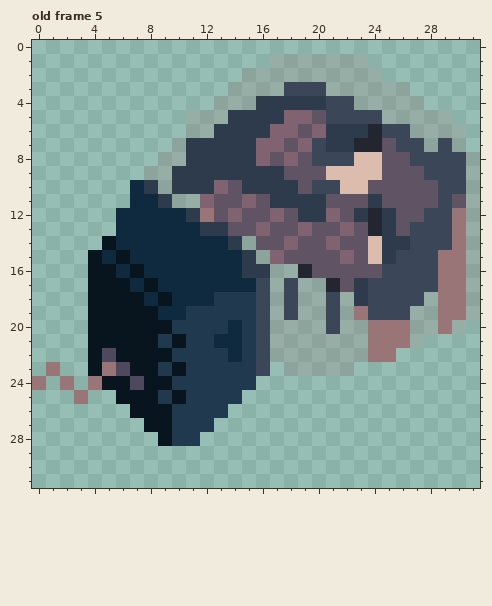
Pixel-art file: AseperiteFiles/TV.aseprite. The picture above is the old version.
32x32 pixels, 8 frames. Colours within 5 levels of each other are drawn and written as one. Shown: old frame 5. The commit also changed other frames, which this record leaves out.
New version:
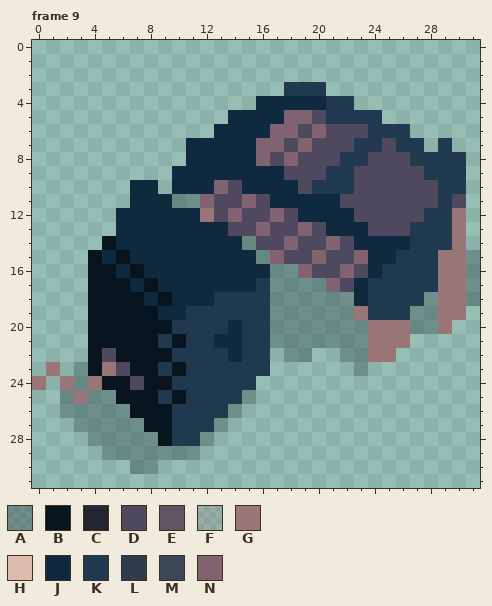
Palette (. is transparent): A #08141e46  B #08141e  C #232531  D #4e495f  E #5f5364  F #99757739  G #997577  H #dcbcac  J #0f2a3f  K #20394f  L #2e3b4c  M #3b4658  N #816271
A new or re-ordered frame is compared with the old frame closest to it.
The edit:
frames 8 -> 9
layer "Layer 5" added
Changed rows in their new state; - is an unchanged pixel.
Frame 9 is new; against old frame 5, layers "Layer 4", "Layer 5":
first column x 2:
 1 ---------------.......--------
 2 -------------..........-------
 3 ------------....KKK......-----
 4 -----------...JJJJJKK.....----
 5 ---------...JJJJ--DKKKK.....--
 6 ---------..JJJJ--D-DDDKKK....-
 7 --------.JJJJJ--D-DDDKKDKK.K.-
 8 -------..JJJJJ-D-DDDKKDDDKKKK.
 9 ------..JJJJJJJJDDDKKDDDDDKKK.
10 ------J.JJJ-DJJJJDKKKDDDDDDKK.
11 -------JAA-DD-DJJJJJDDDDDDDKD.
12 ---------J-D-DD-DJJJJDDDDDKK-.
13 ----------JJDD-DD-DJJJDDDKKK-.
14 ------------JADD-DD-DJJJJKKK-.
15 -------------JA-DDNDDNJJKKK--A
16 -------------JJAANDDNDJKKKK--A
17 --------------KAAAANDJKKKKK--A
18 --------------KAAAAAAJKKKKA--A
19 --------------KAAAAAA-KKKAA--.
20 --------------KAAAAAAA---AA-.-
21 --------------KAAAAAAA---.----
22 --------------K.AA..AA--------
23 -A------------K-.....A--------
24 -A----------------------------
25 A-AA---------A----------------
26 AAAAA-------A-----------------
27 -AAAAA-----A------------------
28 --AAAAA---A-------------------
29 ---AAAAAAA--------------------
30 -----AA-----------------------
Where, in picture pixels (left, top, right, bottom), the same in both pictures:
changed: (60, 54, 480, 474)
